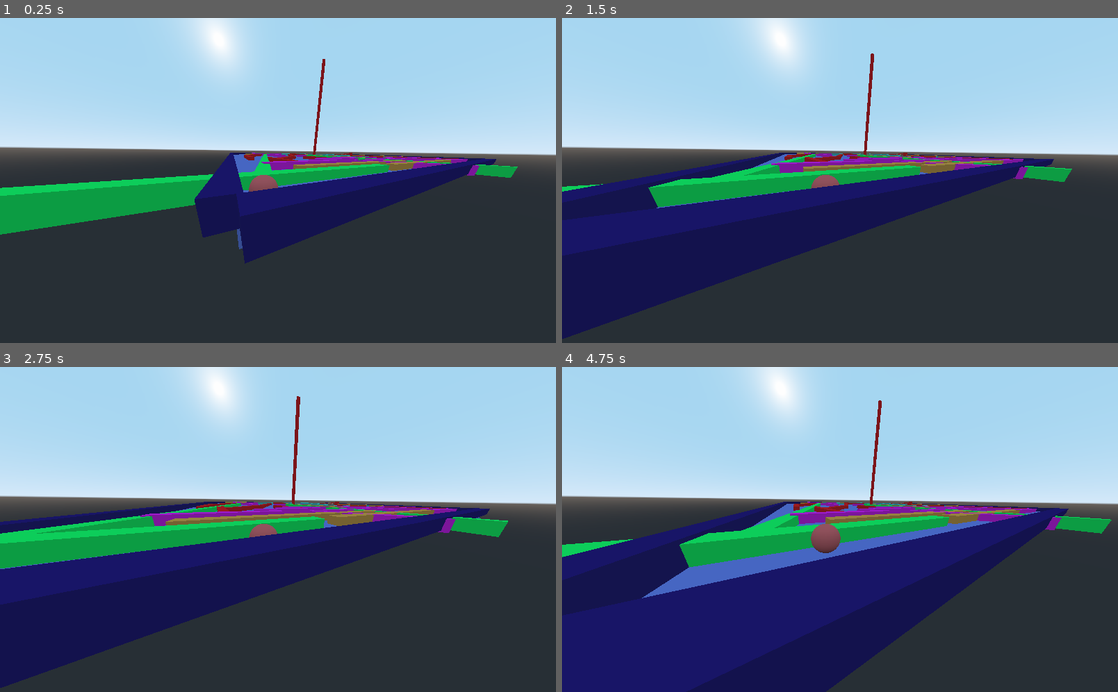
Above: before the commit, frames 1-4 (two rows, left to right).
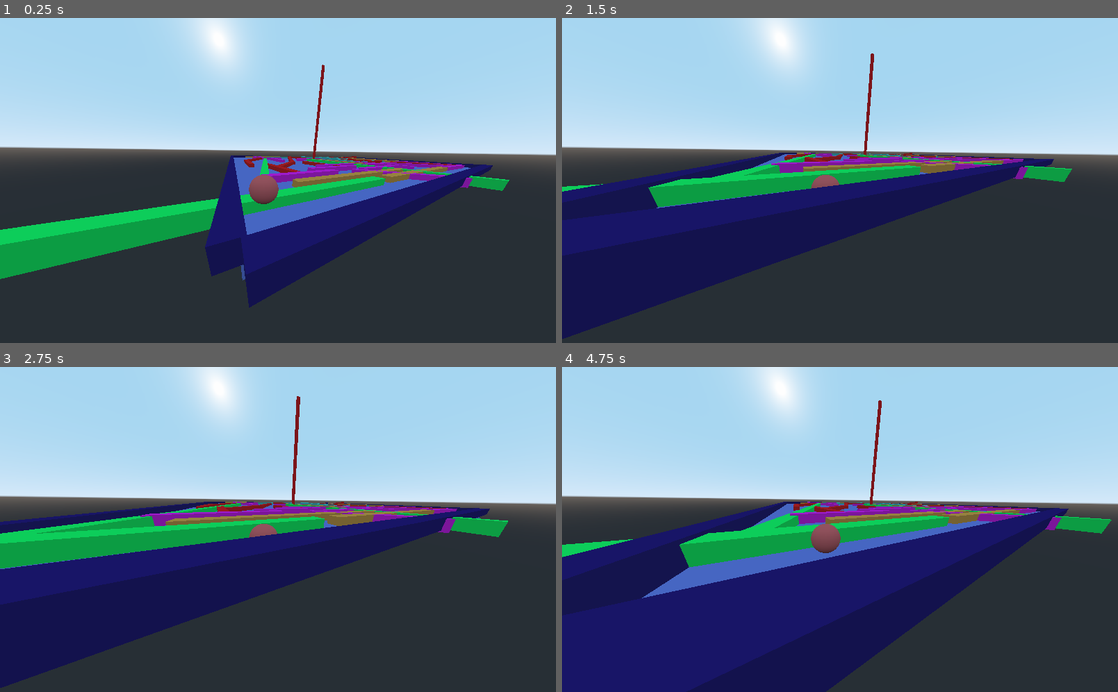
Above: after the commit, the same moments.

Repository: Chinuon/Bhulbhulaiya
Game: Godot game, scene res://Level1.tscn
Two runs of this game, one before a commit and one after it. Both use one fixed random seed, a clock stepped at 60 frames per second and the inputs below. The project has no main scene, so this scene is started directly.
Inputs:
- Up to frame 1 (0.25 s): no input
- Up to frame 2 (1.5 s): hold Right (ui_right) 0.53-1.28 s; hold Down (ui_down) from 1.28 s (still down)
- Up to frame 3 (2.75 s): tap Enter at 2 s; release Down (ui_down) at 2.03 s; hold Right (ui_right) from 2.03 s (still down)
- Up to frame 4 (4.75 s): release Right (ui_right) at 2.78 s; hold Up (ui_up) 2.78-3.53 s; hold Left (ui_left) from 3.53 s (still down)

The runs differ from the first frame. In frame 1, 22% of the frame differs, in the area x 0-94%, y 12-90%; in frame 2, less than 0.1%; in frame 3, less than 0.1%; in frame 4, less than 0.1%.

Commit message:
test

Diff:
--- a/KinematicBody.gd
+++ b/KinematicBody.gd
@@ -1,6 +1,8 @@
 extends KinematicBody
 const SPEED = 10
 var velocity = Vector3(0,0,0)
+var gravity = -20
+var direction = Vector3()
 
 func _ready():
 	pass
@@ -25,5 +27,9 @@
 	else:
 		velocity.z = lerp(velocity.z,0,0.1)
 
-
-	move_and_slide(velocity)
+	if velocity.y > 0:
+		gravity = -20
+	else:
+		gravity = -30
+		velocity.y += gravity * delta
+	move_and_slide(velocity, Vector3(0, 1, 0))
--- a/Level1.tscn
+++ b/Level1.tscn
@@ -81,7 +81,7 @@
 shape = SubResource( 3 )
 
 [node name="KinematicBody" type="KinematicBody" parent="."]
-transform = Transform( 1, 0, 0, 0, 1, 0, 0, 0, 1, -48.033, 0.212972, 48.6616 )
+transform = Transform( 1, 0, 0, 0, 1, 0, 0, 0, 1, -48.033, 4.26678, 48.6616 )
 script = ExtResource( 1 )
 
 [node name="MeshInstance" type="MeshInstance" parent="KinematicBody"]
@@ -567,7 +567,7 @@
 shape = SubResource( 25 )
 
 [node name="StaticBody35" type="StaticBody" parent="walls"]
-transform = Transform( 0.033652, 0.00606528, 0.999415, -0.146114, 0.989267, -0.0010838, -0.988695, -0.145992, 0.0341771, 45.4334, 0, -14.6535 )
+transform = Transform( 0.033652, 0.00606528, 0.999415, -0.146114, 0.989267, -0.0010838, -0.988695, -0.145992, 0.0341771, 45.4334, 0, -10.3963 )
 
 [node name="MeshInstance" type="MeshInstance" parent="walls/StaticBody35"]
 transform = Transform( 10, 0, 0, 0, 1, 0, 0, 0, 1, 0, 0, 0 )
